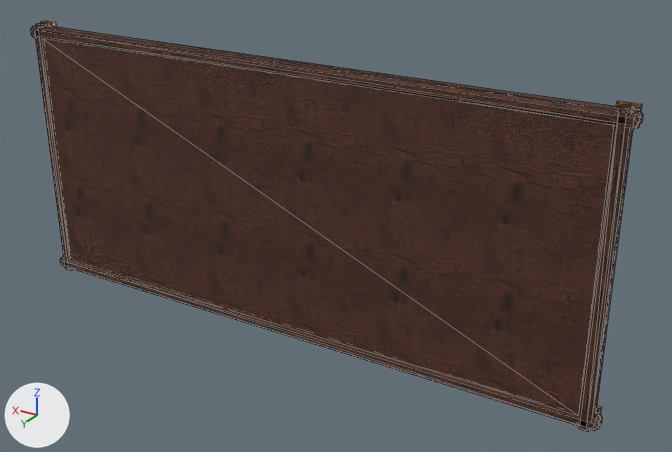
The glTF model sg_royale_rules.glb as it was, and as the next commit left it.
Before and after are seen from a camera (50 mm lens) standing at (-4.67, 6.85, 3.34) and looking at (-0.44, -0.21, -0.18). Arrows for +X, +Y and +Z are at lower left; the lights stay in place. The picture after the commit comes second. Mesh edges are drawn as thin lines. Vertices at exactly the same position are counted once.

The scene before the commit, as lines of its bpy script (objects in view):
```python
me_spire = bpy.data.meshes.new('spire')
me_spire.from_pydata(...)  # 140 vertices, 238 faces; spans x -3.18..3.18, y -0.13..0.06, z -1.43..1.43
# faces by material slot: [2, 188, 48]
me_spire.materials.append(mat_paint)
me_spire.materials.append(mat_dark)
me_spire.materials.append(mat_brass)  # picture img_image_3
ob_spire = bpy.data.objects.new('spire', me_spire)
ob_spire.location = (0.0, 0.0, 0.0)
```
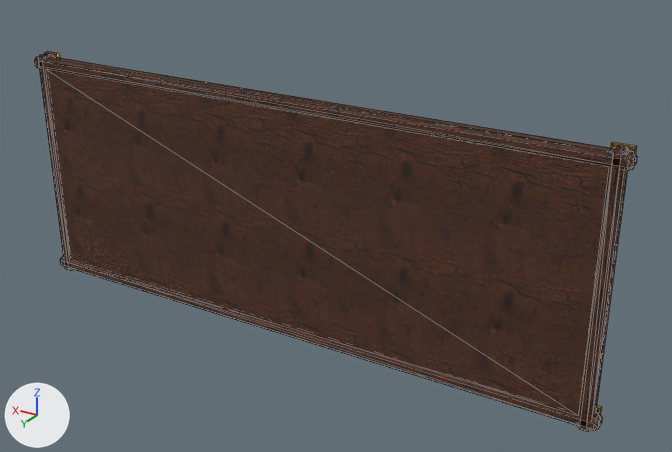
The newer file is also turned or shifted as a whole; pictures and numbers use the older file's frame.

Boxes [x1, y1, x2, y2] around the edits, measured in the pictures (672 x 452 px; the box of a moved part takes in the faces that stretch with it):
'spire', reshaped (7% shorter)
    before: [31, 21, 643, 432]
    after: [35, 51, 637, 432]
part 1 of me_spire, moved or reshaped
    before: [31, 26, 643, 129]
    after: [35, 56, 637, 170]
part 2 of me_spire, moved or reshaped
    before: [616, 101, 642, 128]
    after: [611, 142, 636, 170]
part 3 of me_spire, moved or reshaped
    before: [41, 21, 56, 27]
    after: [45, 51, 60, 58]
part 4 of me_spire, moved or reshaped
    before: [578, 104, 635, 431]
    after: [578, 145, 630, 431]
part 5 of me_spire, moved or reshaped
    before: [34, 22, 614, 410]
    after: [38, 53, 610, 410]

Patch to the scene script:
```diff
--- a/sg_royale_rules.glb.py
+++ b/sg_royale_rules.glb.py
@@ me_spire @@
 # used by ob_spire; location = (0.0, 0.0, 0.0)
-me_spire.from_pydata(...)  # 140 vertices, 238 faces; spans x -3.18..3.18, y -0.13..0.06, z -1.43..1.43
+me_spire.from_pydata(...)  # 140 vertices, 238 faces; spans x -3.18..3.18, y -0.13..0.06, z -1.43..1.11
+# me_spire part 1: the loose piece of 24 vertices spanning x -3.18..3.18, y -0.1..0.06, z 1.28..1.4 is moved by (0.0, 0.0, -0.33)
+# me_spire part 2: the loose piece of 8 vertices spanning x -3.15..-2.97, y -0.13..-0.09, z 1.25..1.43 is moved by (0.0, 0.0, -0.33)
+# me_spire part 3: the loose piece of 8 vertices spanning x 2.97..3.15, y -0.13..-0.09, z 1.25..1.43 is moved by (0.0, 0.0, -0.33)
+# me_spire part 4: all 15 vertices in x -3.12..-3.0, y -0.1..0.06, z 1.28..1.43 are moved by (0.0, 0.0, -0.33)
+# me_spire part 5: all 15 vertices in x 3.0..3.12, y -0.1..0.06, z 1.28..1.43 are moved by (0.0, 0.0, -0.33)
 me_spire.materials.append(mat_paint)
```
